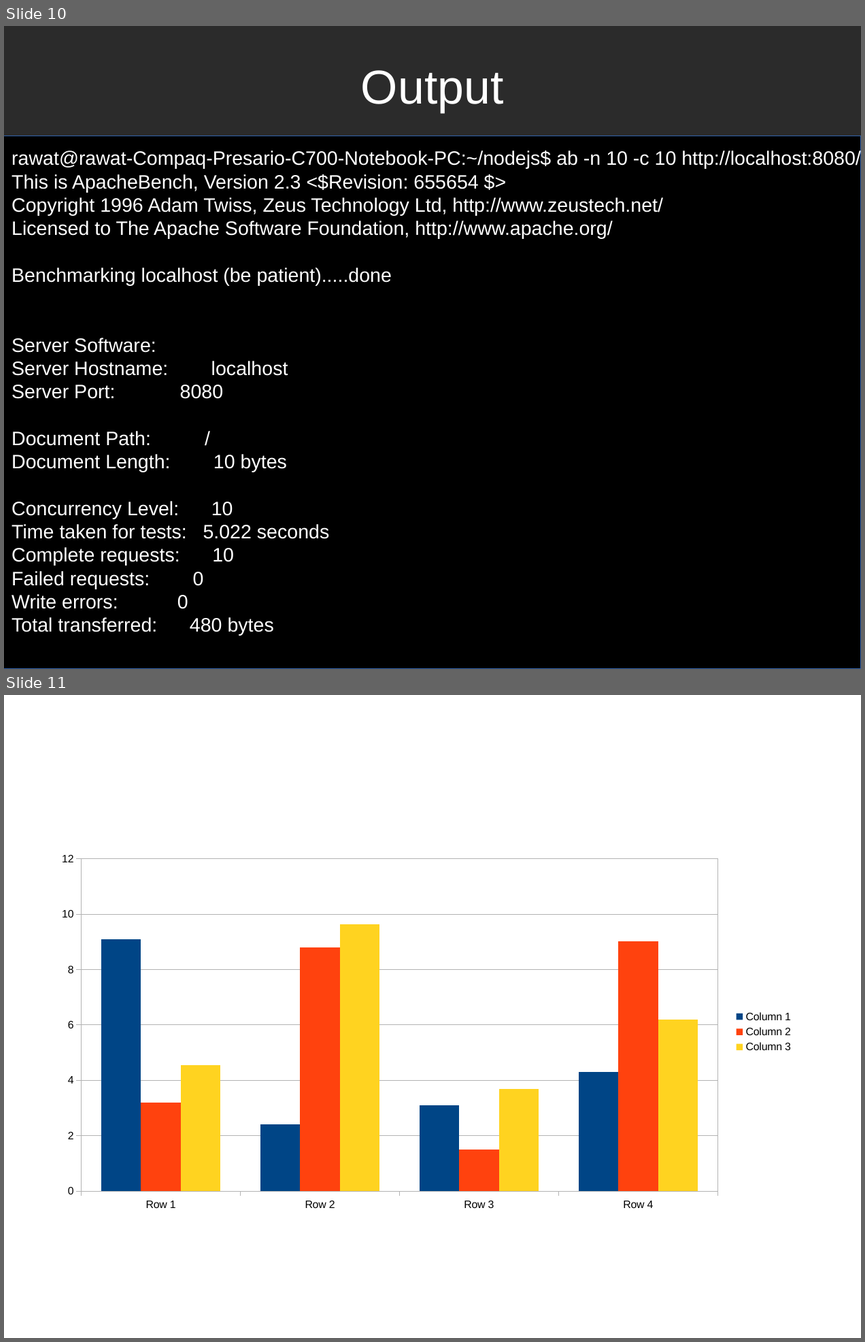
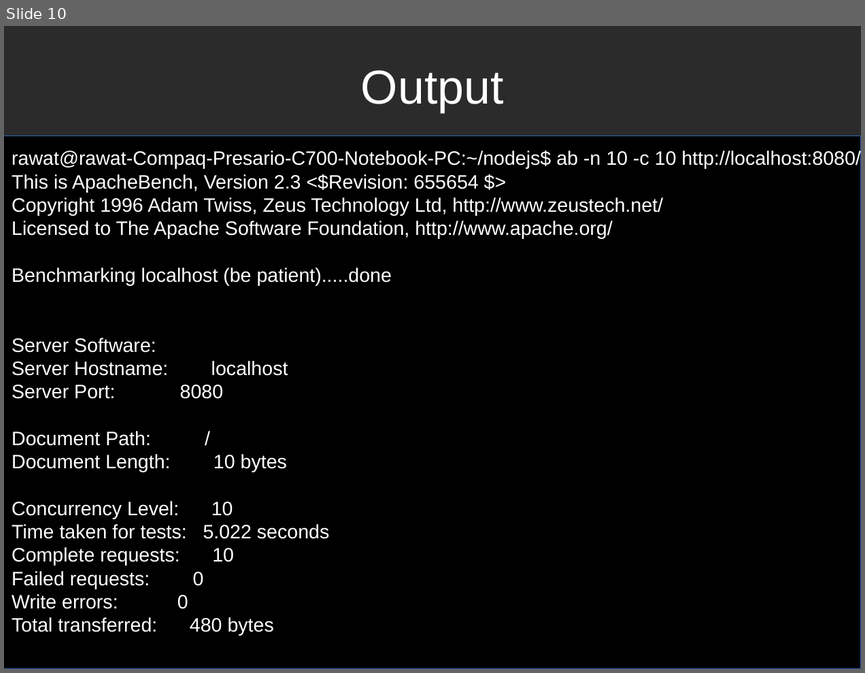
Before and after one commit to pkrawat1/nodejs, a slide deck: josh_talk.odp. Shown one above the other, each under a label of ours: slides 10 and 11 before the commit, slide 10 after it. The pictures are 865x1342 and 865x673 pixels, drawn with LibreOffice and Linux fonts; fonts in the diff are those of the drawing; background and template pictures are left out; a plain dark background stands for a picture behind light text. Boxes give left, top, right and bottom in pixels: in the first picture for what was removed or moved away, otherwise in the second. Text is boxed around its words. In the diff, an @@ line names an element or a change of style, - is before the commit and + after.

Commit message:
updated ppt

```diff
--- a/josh_talk.odp
+++ b/josh_talk.odp
@@ slide 11 removed at bbox=[4, 695, 861, 1338], background picture (left out) @@
@@ column chart removed at bbox=[47, 845, 801, 1217] @@
-categories: Row 1, Row 2, Row 3, Row 4
-Column 1: 9.1, 2.4, 3.1, 4.3
-Column 2: 3.2, 8.8, 1.5, 9
-Column 3: 4.5, 9.7, 3.7, 6.2
```
Also in this commit, not shown: 1 slide added, 1 other file.
